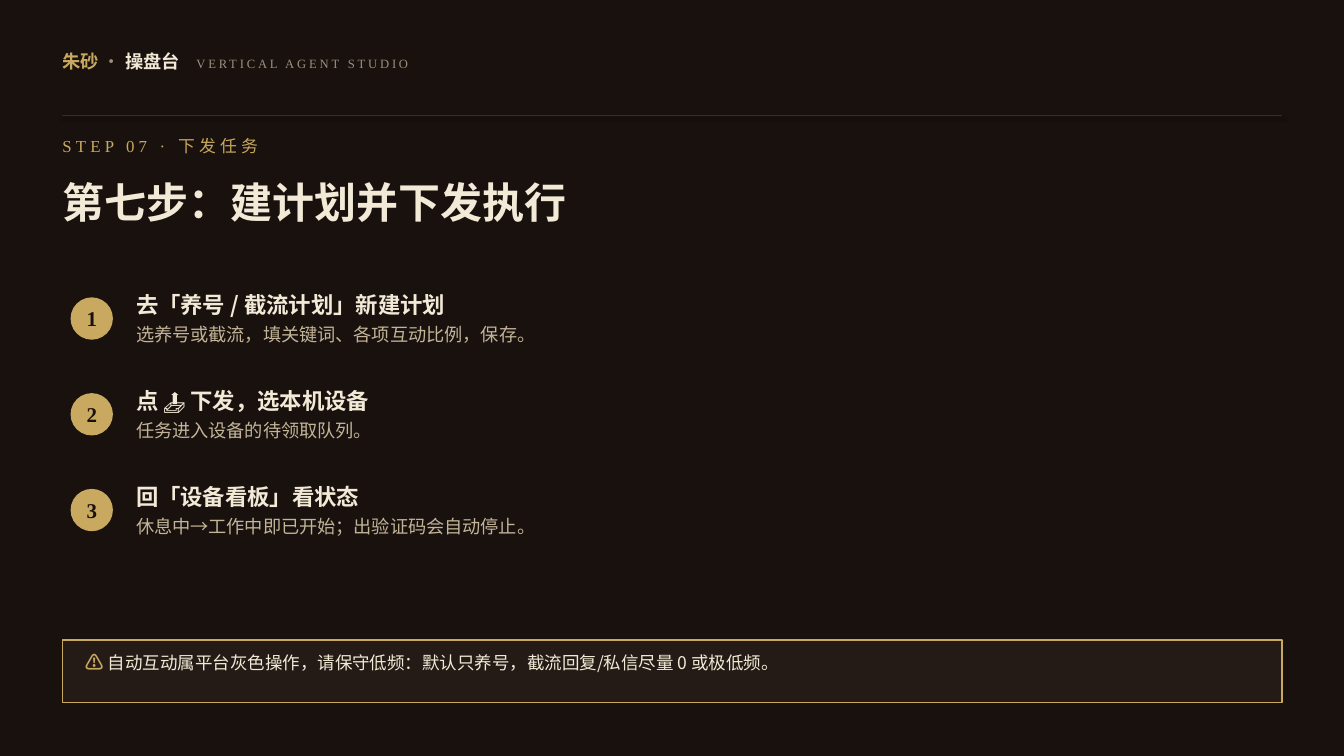
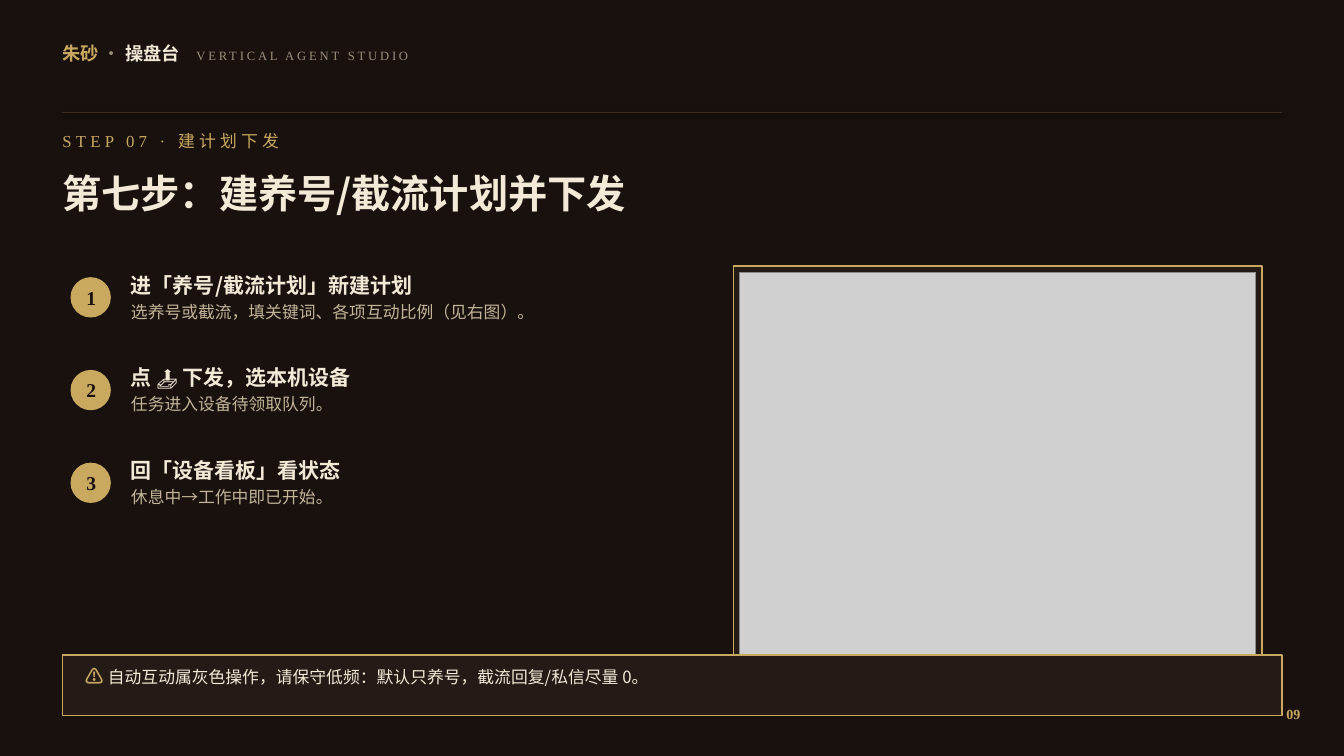
Before and after one commit to yonglin22/xhsneirongshengcheng, a slide deck: slide 10 of downloads/朱砂助手插件安装教程.pptx. Drawn at 1344x756 pixels with LibreOffice and Linux fonts; fonts in the diff are those of the drawing; grey boxes stand for pictures. Boxes give left, top, right and bottom in pixels: in the first picture for what was removed or moved away, otherwise in the second. Text is boxed around its words. In the diff, an @@ line names an element or a change of style, - is before the commit and + after.

```diff
--- a/downloads/朱砂助手插件安装教程.pptx
+++ b/downloads/朱砂助手插件安装教程.pptx
@@ text "朱砂 · 操盘台 VERTICAL AGENT ...": place and size @@
-text "朱砂 · 操盘台 VERTICAL AGENT ..." at (62,52,179,70)
+text "朱砂 · 操盘台 VERTICAL AGENT ..." at (62,44,179,62)
@@ elbow line moved from (63, 116) - (1282, 116) to (63, 113) - (1282, 113) @@
@@ text at (62,133,279,149): text changed @@
-STEP 07 · 下发任务
+STEP 07 · 建计划下发
@@ text at (62,174,625,215): text changed; size 30 to 28 pt @@
-第七步：建计划并下发执行
+第七步：建养号/截流计划并下发
@@ rectangle added at (734,266,1262,682), fill #241B16, outline #C9A85F 1 pt @@
@@ ellipse "1": place and size @@
-ellipse "1" at (71,297,113,340)
+ellipse "1" at (71,277,111,318)
@@ text at (131,275,534,320): text changed; size 13 to 12 pt @@
-去「养号 / 截流计划」新建计划
-选养号或截流，填关键词、各项互动比例，保存。
+进「养号/截流计划」新建计划
+选养号或截流，填关键词、各项互动比例（见右图）。
@@ picture added at (740,272,1256,676) @@
@@ ellipse "2": place and size @@
-ellipse "2" at (71,393,113,436)
+ellipse "2" at (71,370,111,410)
@@ text at (131,367,350,388): size 16 to 15 pt in "点 📤 下发，选本机设备" @@
@@ text "点 📤 下发，选本机设备": place and size @@
-text "点 📤 下发，选本机设备" at (136,390,372,439)
+text "点 📤 下发，选本机设备" at (131,367,350,412)
@@ text at (131,396,333,412): text changed; size 13 to 12 pt @@
-任务进入设备的待领取队列。
+任务进入设备待领取队列。
@@ size 15 to 14 pt in 3 elements at (71,277,111,318), (71,370,111,410), (71,463,111,503) @@
@@ ellipse "3": place and size @@
-ellipse "3" at (71,489,113,531)
+ellipse "3" at (71,463,111,503)
@@ text at (131,460,341,480): size 16 to 15 pt in "回「设备看板」看状态" @@
@@ text "回「设备看板」看状态": place and size @@
-text "回「设备看板」看状态" at (136,485,535,536)
+text "回「设备看板」看状态" at (131,460,341,505)
@@ text at (131,489,333,505): text changed; size 13 to 12 pt @@
-休息中→工作中即已开始；出验证码会自动停止。
+休息中→工作中即已开始。
@@ rectangle: place and size @@
-rectangle at (63,640,1282,703)
+rectangle at (63,655,1282,716)
@@ text at (108,669,648,686): text changed; size 12.5 to 12 pt @@
-⚠ 自动互动属平台灰色操作，请保守低频：默认只养号，截流回复/私信尽量 0 或极低频。
+⚠ 自动互动属灰色操作，请保守低频：默认只养号，截流回复/私信尽量 0。
@@ text added at (1286,710,1300,719), 10 pt, text #C9A85F, bold @@
+09
```
Also in this commit, not shown: 11 other slides changed, 1 slide added, 24 other files.
